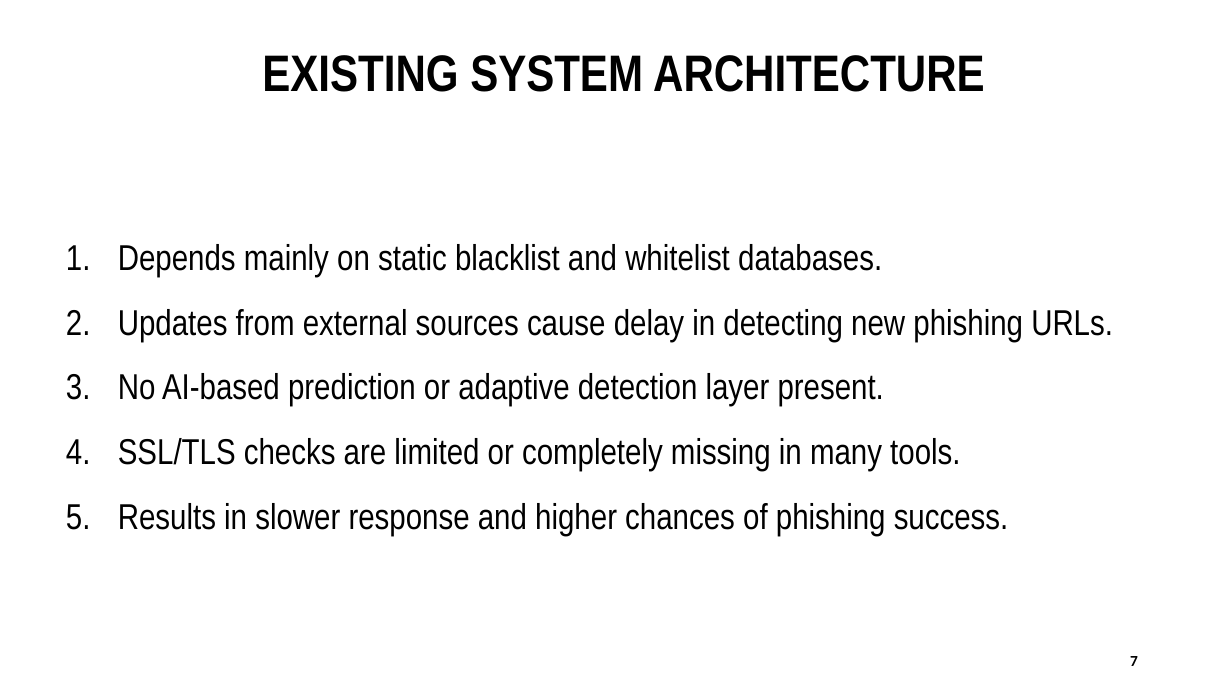
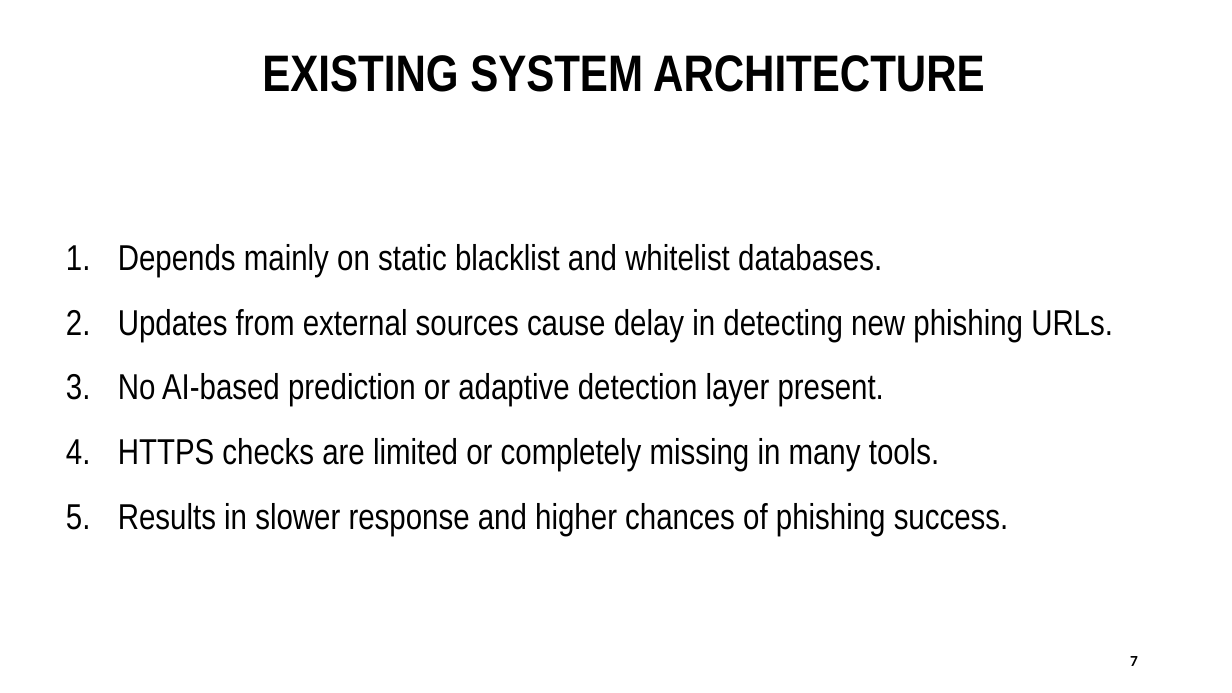
Before and after one commit to aravinth-krishna/phishing-checker, a slide deck: slide 7 of docs/DP PPT.pptx. Drawn at 1232x693 pixels with LibreOffice and Linux fonts; fonts in the diff are those of the drawing. Boxes give left, top, right and bottom in pixels: in the first picture for what was removed or moved away, otherwise in the second. Text is boxed around its words. In the diff, an @@ line names an element or a change of style, - is before the commit and + after.

```diff
--- a/docs/DP PPT.pptx
+++ b/docs/DP PPT.pptx
@@ text at bbox=[118, 438, 939, 472]: text changed @@
-4. SSL/TLS checks are limited or completely missing in many tools.
+4. HTTPS checks are limited or completely missing in many tools.
```
Also in this commit, not shown: 10 other slides changed.
